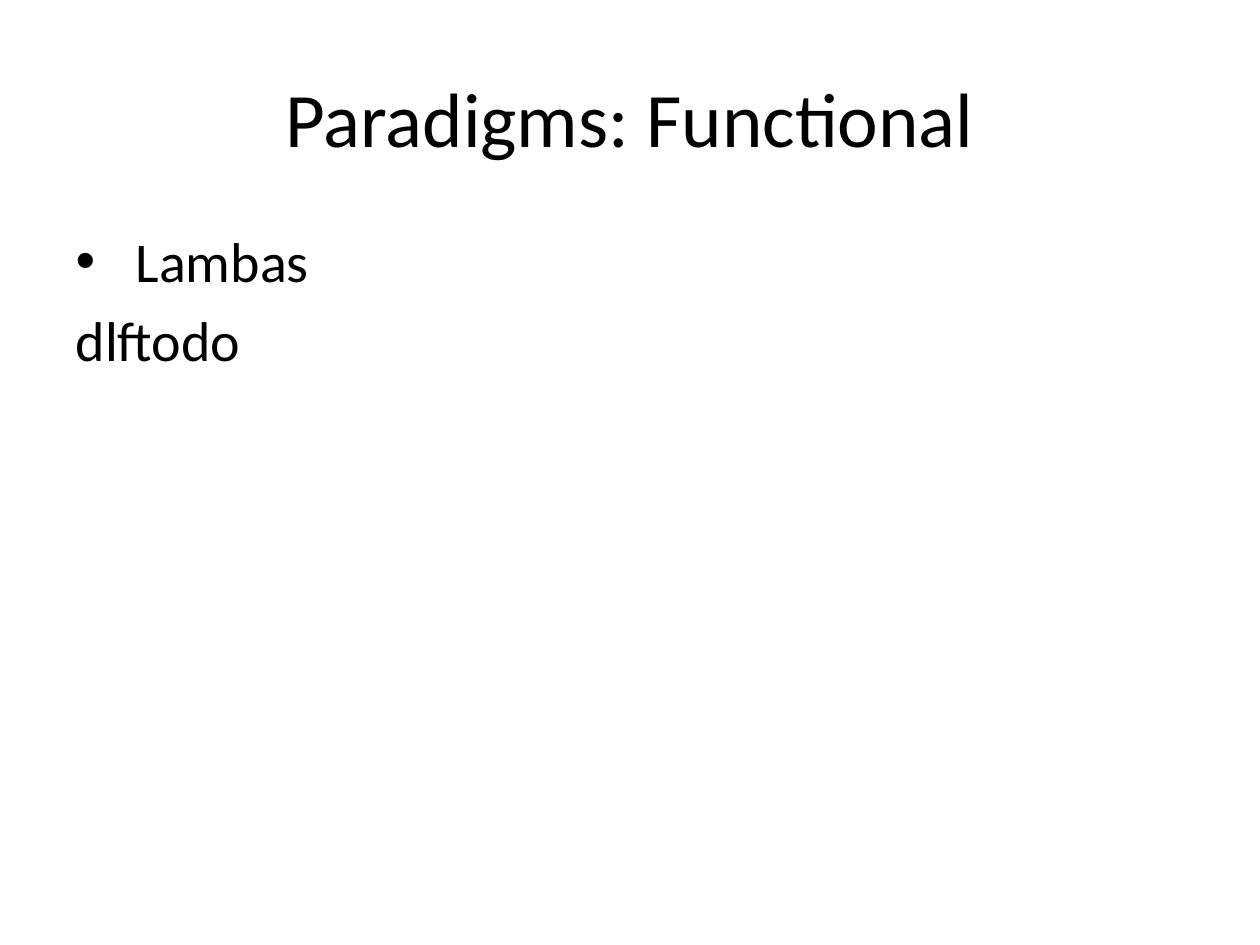
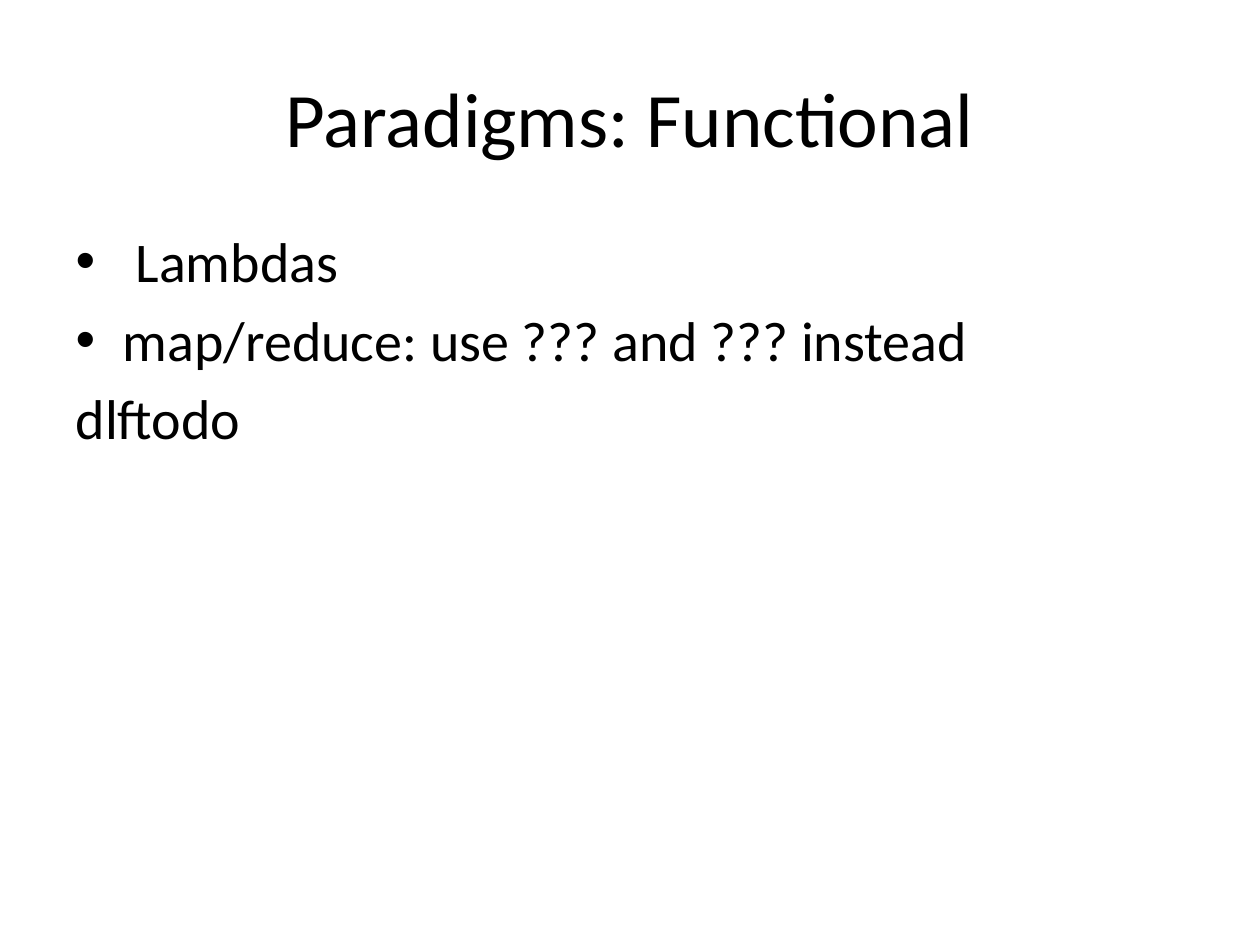
Before and after one commit to fellmad/FunWithCpp11, a slide deck: slide 10 of doc/Fun_with_C++11.pptx (slide 9 before the commit). Drawn at 1260x945 pixels with LibreOffice and Linux fonts; fonts in the diff are those of the drawing. Boxes give left, top, right and bottom in pixels: in the first picture for what was removed or moved away, otherwise in the second. Text is boxed around its words. In the diff, an @@ line names an element or a change of style, - is before the commit and + after.

```diff
--- a/doc/Fun_with_C++11.pptx
+++ b/doc/Fun_with_C++11.pptx
@@ text at [123, 243, 967, 370]: text changed @@
-• Lambas
+• Lambdas
+• map/reduce: use ??? and ??? instead
```
Also in this commit, not shown: 10 other slides changed, 2 slides added, 2 other files.
